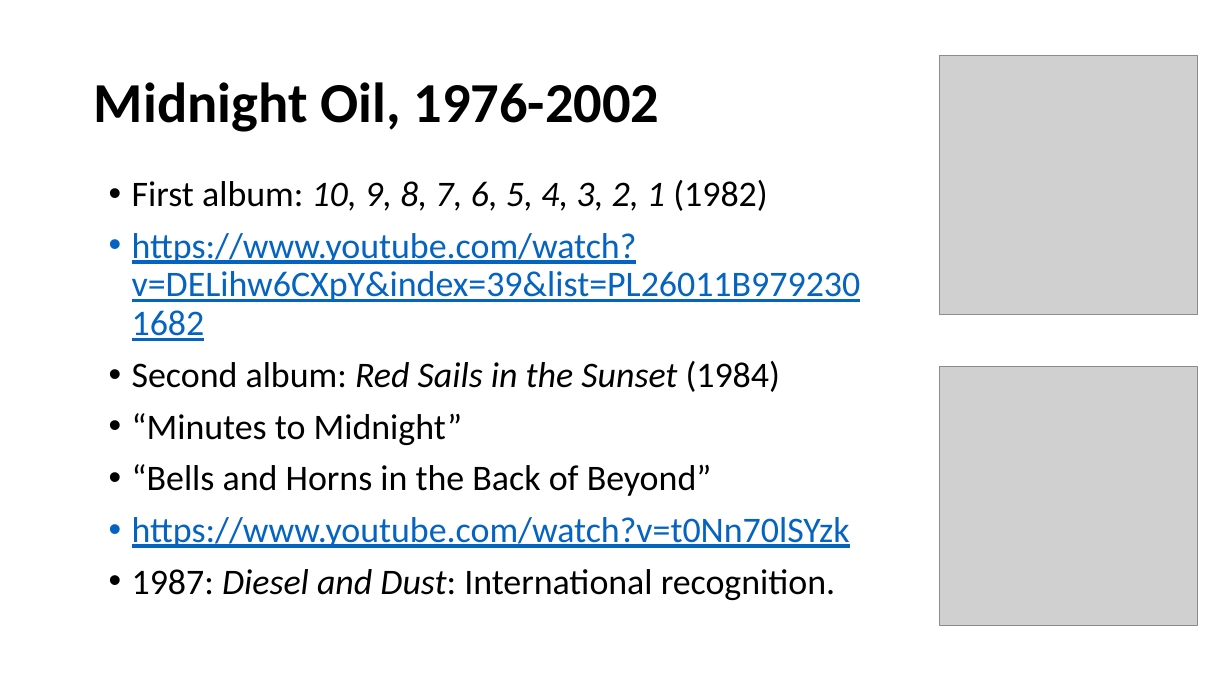
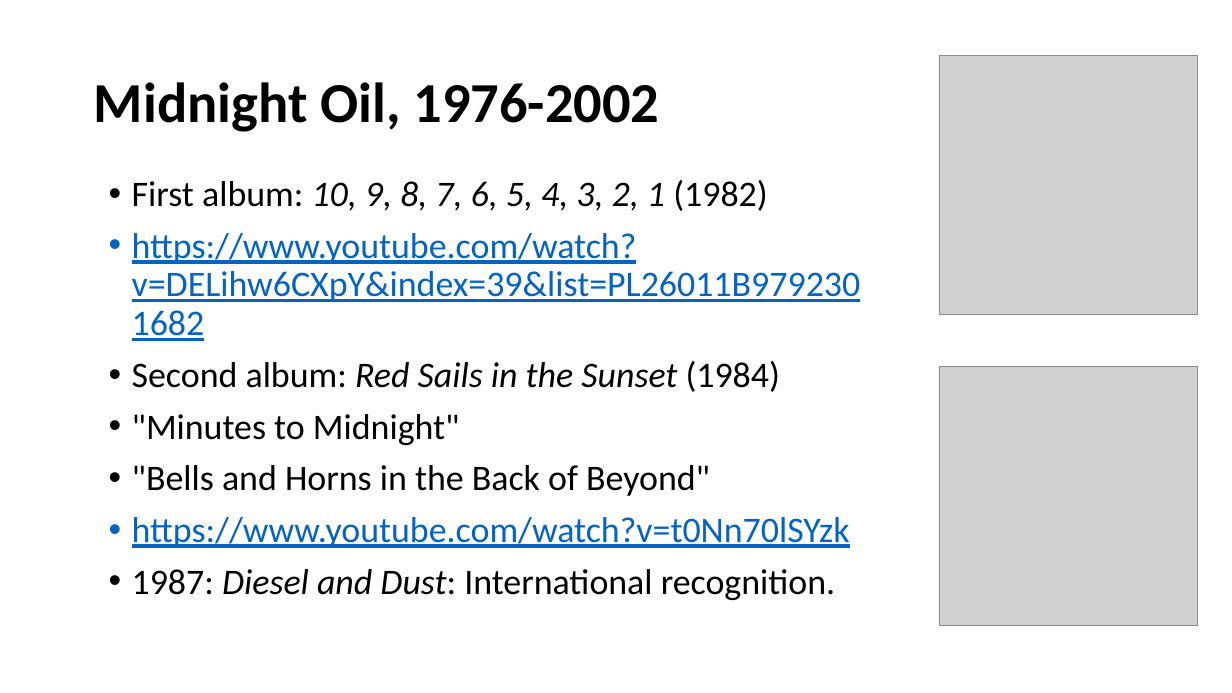
Before and after one commit to mrbaker1917/website, a slide deck: slide 9 of HSTR121/ppts/Rock and Roll outside the West.pptx. Drawn at 1232x693 pixels with LibreOffice and Linux fonts; fonts in the diff are those of the drawing; grey boxes stand for pictures; background and template pictures are left out. Boxes give left, top, right and bottom in pixels: in the first picture for what was removed or moved away, otherwise in the second. Text is boxed around its words. In the diff, an @@ line names an element or a change of style, - is before the commit and + after.

```diff
--- a/HSTR121/ppts/Rock and Roll outside the West.pptx
+++ b/HSTR121/ppts/Rock and Roll outside the West.pptx
@@ text at [132,414,710,496]: text changed @@
-• “Minutes to Midnight”
-• “Bells and Horns in the Back of Beyond”
+• "Minutes to Midnight"
+• "Bells and Horns in the Back of Beyond"
```
Also in this commit, not shown: 6 other slides changed, 3 slides added.
